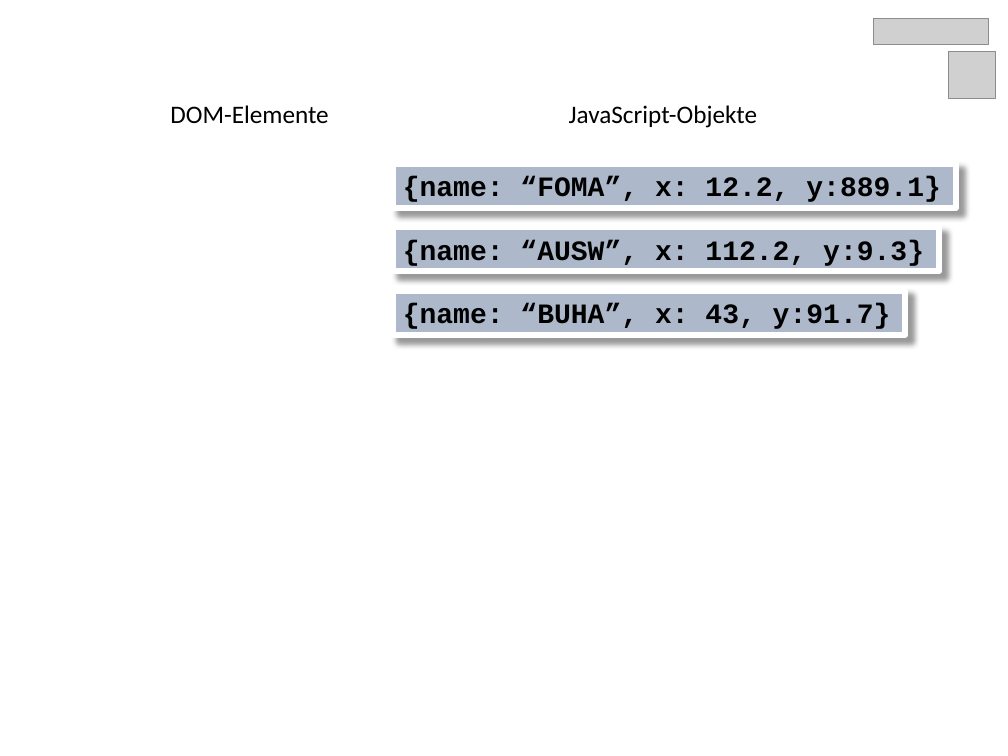
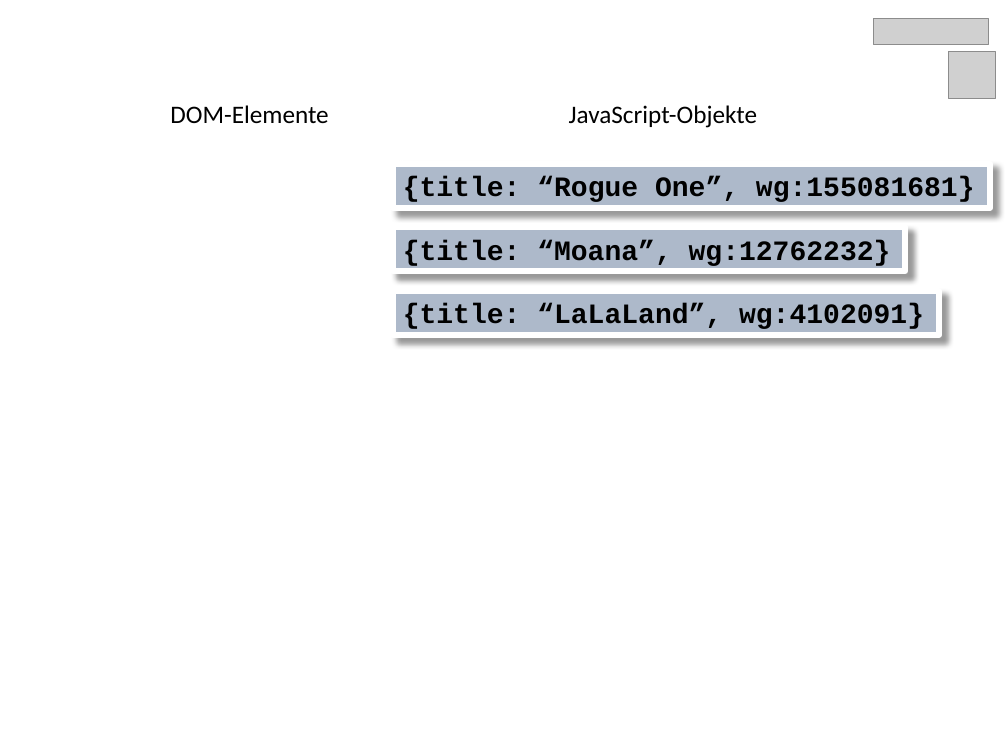
Before and after one commit to owidder/code.talks, a slide deck: slide 1 of folien/d3in20minuten.pptx. Drawn at 1008x756 pixels with LibreOffice and Linux fonts; fonts in the diff are those of the drawing; grey boxes stand for pictures. Boxes give left, top, right and bottom in pixels: in the first picture for what was removed or moved away, otherwise in the second. Text is boxed around its words. In the diff, an @@ line names an element or a change of style, - is before the commit and + after.

```diff
--- a/folien/d3in20minuten.pptx
+++ b/folien/d3in20minuten.pptx
@@ rectangle "{title: “Rogue One”, wg:155081681}": place and size @@
-rectangle "{title: “Rogue One”, wg:155081681}" at [393,163,957,208]
+rectangle "{title: “Rogue One”, wg:155081681}" at [393,163,990,208]
@@ text in rectangle at [403,176,975,202]: text changed @@
-{name: “FOMA”, x: 12.2, y:889.1}
+{title: “Rogue One”, wg:155081681}
@@ rectangle "{title: “Moana”, wg:12762232}": place and size @@
-rectangle "{title: “Moana”, wg:12762232}" at [393,227,939,271]
+rectangle "{title: “Moana”, wg:12762232}" at [393,227,905,271]
@@ text in rectangle at [403,240,891,266]: text changed @@
-{name: “AUSW”, x: 112.2, y:9.3}
+{title: “Moana”, wg:12762232}
@@ rectangle "{title: “LaLaLand”, wg:4102091}": place and size @@
-rectangle "{title: “LaLaLand”, wg:4102091}" at [393,290,905,335]
+rectangle "{title: “LaLaLand”, wg:4102091}" at [393,290,939,335]
@@ text in rectangle at [403,303,924,329]: text changed @@
-{name: “BUHA”, x: 43, y:91.7}
+{title: “LaLaLand”, wg:4102091}
```
Also in this commit, not shown: 2 other slides changed, 4 slides added, 4 slides removed, 4 other files.
